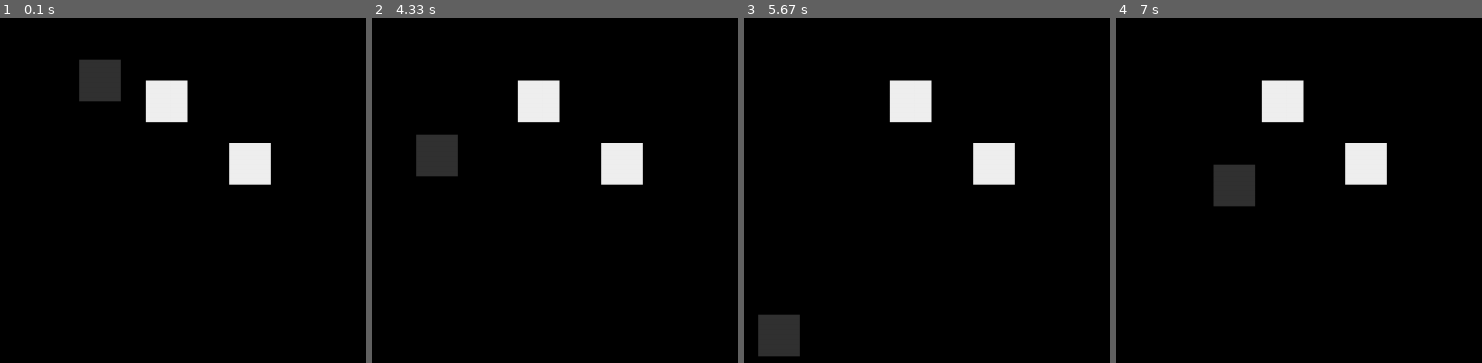
Above: before the commit, frames 1-4 (left to right).
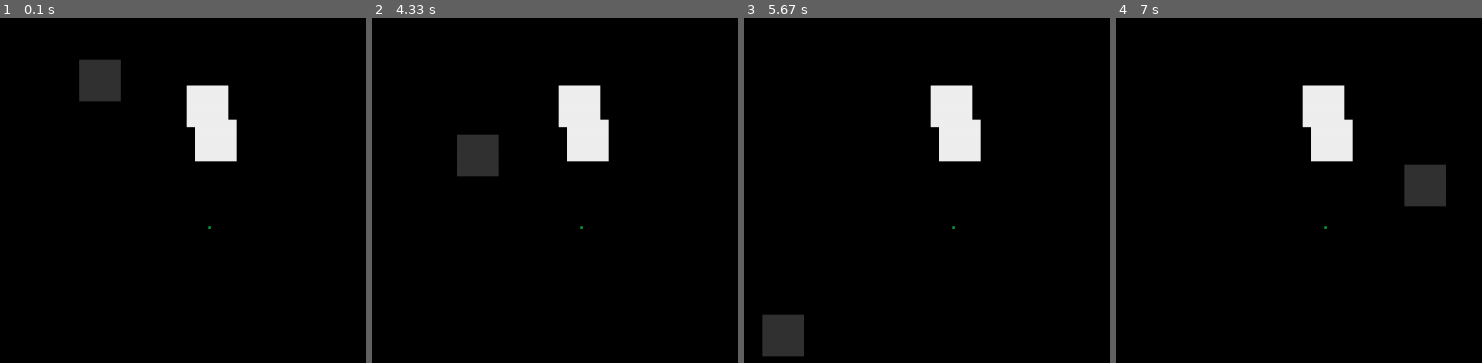
Above: after the commit, the same moments.

Repository: finnstamer/pygameInformatik
Game: pygame game, started from game.py
The game is run twice, just before and just after one commit, with the same random seed, the same clock (stepped at 60 frames per second) and the same inputs.
Inputs:
- Up to frame 1 (0.1 s): no input
- Up to frame 2 (4.33 s): tap Space at 0.33 s; hold Right 0.67-1.13 s; hold Up 1.17-1.63 s; hold Left 2.17-2.7 s; hold Down 2.73-3.03 s; hold Right from 3.9 s (still down)
- Up to frame 3 (5.67 s): release Right at 4.53 s; hold Down 4.57-4.93 s; hold Left 4.97-5.43 s; hold Right from 5.47 s (still down)
- Up to frame 4 (7 s): release Right at 5.93 s; hold Up 5.97-6.27 s; hold Right 6.3-6.77 s; hold Left from 6.8 s (still down)

The runs differ from the first frame. In frame 1, 5.3% of the frame differs, in the area x 39-75%, y 17-62%; in frame 2, 7.9%; in frame 3, 5.5%; in frame 4, 7.9%, in the area x 26-91%, y 17-62%.

Commit message:
Factory; CollisionWatcher; Ektoplasma; Movement event

Diff:
--- /dev/null
+++ b/base/core/Dependencies/CollisionWatcher.py
@@ -0,0 +1,32 @@
+from typing import Dict, List
+from base.core.Event.Event import Event
+from base.core.Event.Events import Events
+from base.object.GameObject import GameObject
+
+
+class CollisionWatcher():
+    watchList: Dict[GameObject, List[GameObject]] = {}
+
+    def watch(obj: GameObject, watch: GameObject) -> str:
+        if watch not in CollisionWatcher.watchList:
+            CollisionWatcher.watchList[watch] = []
+        CollisionWatcher.watchList[watch].append(obj)
+
+
+        Events.subscribe(CollisionWatcher, f"{watch.id}.moved")
+        return f"CollisionWatcher.collision.{obj.id}.{watch.id}"
+
+    def receiveEvent(event: Event):
+        if event.isOfType("moved"):
+            movedObj: GameObject = event.value["obj"]
+            watchingObjects = CollisionWatcher.watchList[movedObj]
+
+            for obj in watchingObjects:
+                if obj.collidesWith(movedObj.rect):
+                    Events.dispatch(f"CollisionWatcher.collision.{obj.id}.{movedObj.id}")
+
+    def unwatch(obj: GameObject, watch: GameObject):
+        if watch in CollisionWatcher.watchList:
+            CollisionWatcher.watchList[watch].remove(obj)
+            if len(CollisionWatcher.watchList[watch]) == 0:
+                Events.unsubscribe(CollisionWatcher, f"{watch.id}.moved")
--- a/base/core/Event/Event.py
+++ b/base/core/Event/Event.py
@@ -1,4 +1,7 @@
 class Event():
     def __init__(self, name="", value="") -> None:
-        self.name = name
+        self.name: str = name
         self.value = value
+
+    def isOfType(self, str):
+        return str in self.name.split(".")
--- a/base/core/Event/Events.py
+++ b/base/core/Event/Events.py
@@ -1,9 +1,8 @@
 from typing import Any, Callable, Dict, List
 from base.core.Event.Event import Event
-from base.object.GameObject import GameObject
 
 class Events():
-    subscribers: Dict[str, List[GameObject]] = {}
+    subscribers: Dict[str, List[object]] = {}
     requests: Dict[str, Callable] = {}
 
     @staticmethod
@@ -14,7 +13,7 @@
                 s.receiveEvent(Event(name, value))
 
     @staticmethod
-    def subscribe(obj: GameObject, *events: str):
+    def subscribe(obj: object, *events: str):
         events = list(events)
         for e in events:
             if e in Events.subscribers:
@@ -23,7 +22,7 @@
             Events.subscribers[e] = [obj]
 
     @staticmethod
-    def unsubscribe(obj: GameObject, *events: str):
+    def unsubscribe(obj: object, *events: str):
         events = list(events)
         for e in events:
             if e in Events.subscribers:
@@ -32,7 +31,7 @@
 
     # Unsubscribes object from all events
     @staticmethod
-    def disconnect(obj: GameObject):
+    def disconnect(obj: object):
         for e in Events.subscribers:
             subscribed = Events.subscribers[e]
             Events.subscribers[e] = filter(lambda x: x != obj, subscribed)
--- /dev/null
+++ b/base/object/Factory/Factory.py
@@ -0,0 +1,25 @@
+from typing import Dict
+
+
+class Factory():
+    objects: Dict[int, object] = {}
+    alias: Dict[str, int] = {}
+
+    def append(obj: object):
+        objID = len(Factory.objects)
+        obj.id = objID
+        Factory.objects[objID] = obj
+
+    def setAlias(obj: object, alias: str):
+        if alias not in Factory.alias:
+            Factory.alias[alias] = obj.id
+
+    def get(id: int or str):
+        if type(id) == int:
+            if id not in Factory.objects:
+                raise LookupError(f"Factory: ID '{id}' not found.")
+            return Factory.objects[id]
+
+        if id not in Factory.alias:
+            raise LookupError(f"Factory: Alias '{id}' not found.")
+        return Factory.objects[Factory.alias[id]]
--- a/base/object/GameObject.py
+++ b/base/object/GameObject.py
@@ -1,22 +1,26 @@
 from __future__ import annotations
 from typing import Tuple
 from base.core.Event.Event import Event
+from base.core.Event.Events import Events
 from base.geometry.Rectangle import Rectangle
+from base.object.Factory.Factory import Factory
 from settings import screen
 import pygame
 
 # Ein Objekt, welchem eine Position im Raum, sowie eine eigenes Rechteck gehört.
 # Wenn Position geändert werden sollte, benutze .updatePos(x, y) oder .editPosBy(xD, yD)  (d = Delta = Differenz)
 class GameObject():
-    def __init__(self) -> None:
-        self.id = 0
+    def __init__(self, pos: pygame.Vector2 = pygame.math.Vector2(0, 0), width: int = 0, height: int = 0, color: Tuple = (0, 0, 0)) -> None:
+        self.id = -1
         self._active = True
         self.image = None
-        self._pos = pygame.math.Vector2(0, 0);
-        self._width = 0
-        self._height = 0
-        self.color = (0, 0, 0)
+        self._pos = pos
+        self._width = width
+        self._height = height
+        self.color = color
         self.solid = False
+        self.buildRect()
+        Factory.append(self)
 
     @property
     def active(self) -> bool:
@@ -82,9 +86,11 @@
                 screen.blit(self.image, self.rect)
             else:
                 self.drawRect()
+        return self
 
     def drawRect(self):
         pygame.draw.rect(screen, self.color, self.rect)
+        return self
 
     def buildRect(self) -> pygame.Rect:
         self.rect = pygame.Rect(self.pos.x, self.pos.y, self.width, self.height)
@@ -93,6 +99,7 @@
 
     def updateRect(self):
         self.rect = self.buildRect()
+        return self
 
     def distanceTo(self, obj: GameObject):
         return self._pos.distance_to(obj._pos)
@@ -108,12 +115,14 @@
     def updatePos(self, pos: pygame.Vector2):
         self._pos = pos
         self.updateRect()
+        Events.dispatch(f"{self.id}.moved", {"obj": self, "pos": self.pos})
+        return self
 
     def updatePosBy(self, x=0, y=0):
         vec = self.getVectorPos()
         vec.x += x
         vec.y += y
-        self.updatePos(vec)
+        return self.updatePos(vec)
 
     def collidesWith(self, rect: pygame.Rect) -> bool:
         return Rectangle.byRect(self.rect.clip(rect)).area > 0
--- a/levels.py
+++ b/levels.py
@@ -5,6 +5,7 @@
 from base.core.Level.Level import Level
 from base.object.CircleOutlineObject import CircleOutlineObject
 from base.object.Group import Group
+from objects.collectables.Ektoplasma import Ektoplasma
 from objects.player.Player import Player
 from objects.Backround import Backround
 from objects.wall import Wall
@@ -17,17 +18,9 @@
 #--------------------
 wall11 = Wall()
 wall12= Wall()
+ektoplasma = Ektoplasma().updatePos(pygame.Vector2(250, 250))
 
-border = CircleOutlineObject(50, 2)
-border.pos = pygame.Vector2(250, 250)
-border.color = (250, 250, 250)
-
-bg = Backround("images/Dschungel.png")
-backgroundGroup = Group("bg").add(bg)
-
-wall11.updatePos(pygame.Vector2(175, 75))
-wall12.updatePos(pygame.Vector2(275, 150))
-wallGroup1 = Group[Wall]('walls').add(wall11, wall12)
+wallGroup1 = Group[Wall]('walls').add(wall11, wall12, ektoplasma)
 level1 = Level(1, [playerGroup, wallGroup1])
 # Level2
 #-------------------
--- /dev/null
+++ b/objects/collectables/Ektoplasma.py
@@ -0,0 +1,23 @@
+from base.core.Dependencies.CollisionWatcher import CollisionWatcher
+from base.core.Event.Event import Event
+from base.core.Event.Events import Events
+from base.object.Factory.Factory import Factory
+from base.object.GameObject import GameObject
+
+
+class Ektoplasma(GameObject):
+    collected = 0
+    def __init__(self) -> None:
+        super().__init__(width=3, height=3, color=(3, 173, 63))
+        self.collisionEvent = ""
+        Events.subscribe(self, "game.start")
+
+    def receiveEvent(self, e: Event):
+        if e.name == "game.start":
+            collisionEvent = CollisionWatcher.watch(self, Factory.get("player"))
+            self.collisionEvent = collisionEvent
+            Events.subscribe(self, self.collisionEvent)
+
+        if e.name == self.collisionEvent:
+            Ektoplasma.collected += 1
+            self.active = False
--- a/objects/player/Player.py
+++ b/objects/player/Player.py
@@ -4,11 +4,13 @@
 from base.core.Event.Event import Event
 from base.core.Event.Events import Events
 from base.core.Game import Game
+from base.object.Factory.Factory import Factory
 from base.object.MovableObject import MovableObject
 
 class Player(MovableObject):
     def __init__(self) -> None:
         MovableObject.__init__(self)
+        Factory.setAlias(self, "player")
 
         self.pos = pygame.math.Vector2((50, 50));
         self.color = (50, 50, 50)
@@ -27,6 +29,9 @@
         return obj
 
     def receiveEvent(self, event: Event):
+        if event.name == "game.start":
+            print(Factory.get("player"))
+
         if event.name == "game.tick":
             keys = Controls.keys
             self.control(keys)
--- a/objects/wall.py
+++ b/objects/wall.py
@@ -5,9 +5,11 @@
 
 class Wall(GameObject):
     def __init__(self) -> None:
-        super().__init__()
+        super().__init__(
+            color=(240, 240, 240),
+            pos=pygame.math.Vector2(random.randrange(50, 400),
+            random.randrange(50, 200)),
+            width=50,
+            height=50
+        )
         self.solid = True
-        self.color = (240, 240, 240)
-        self.pos = pygame.math.Vector2(random.randrange(50, 400), random.randrange(50, 200))
-        self.width = 50
-        self.height = 50
